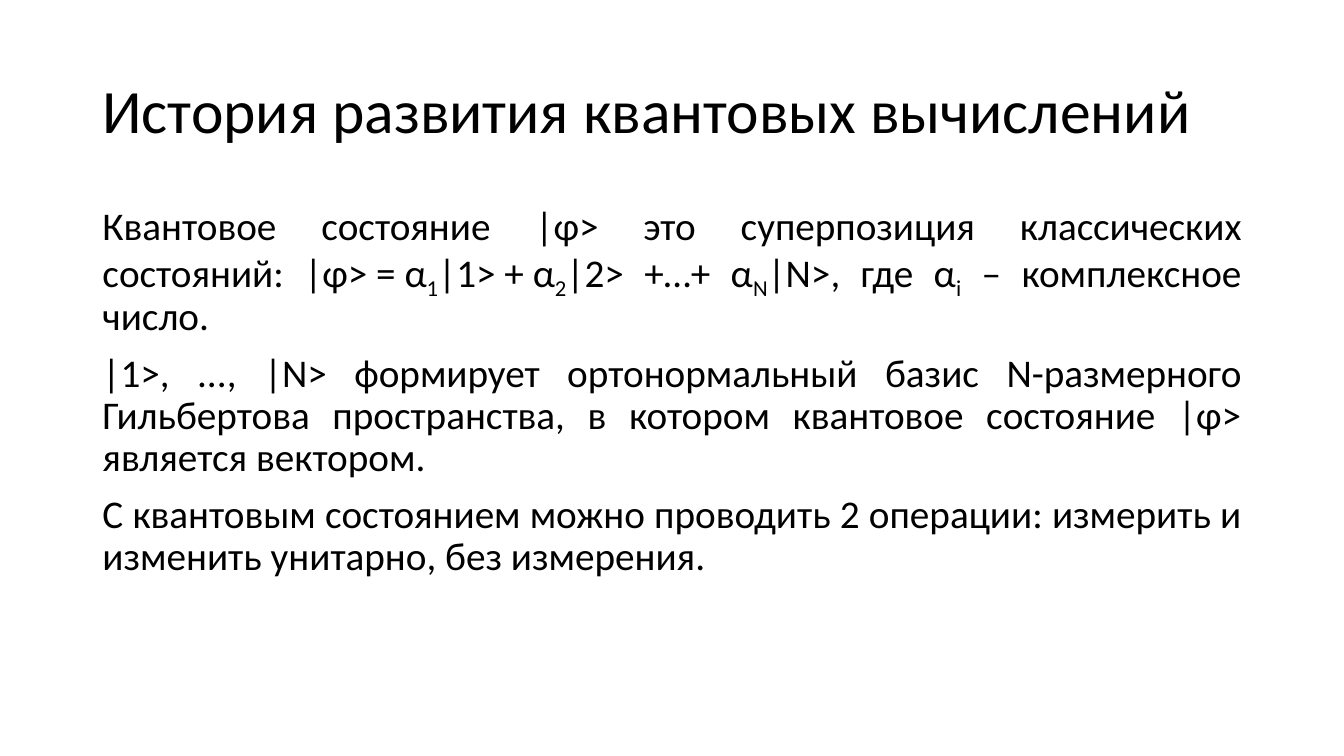
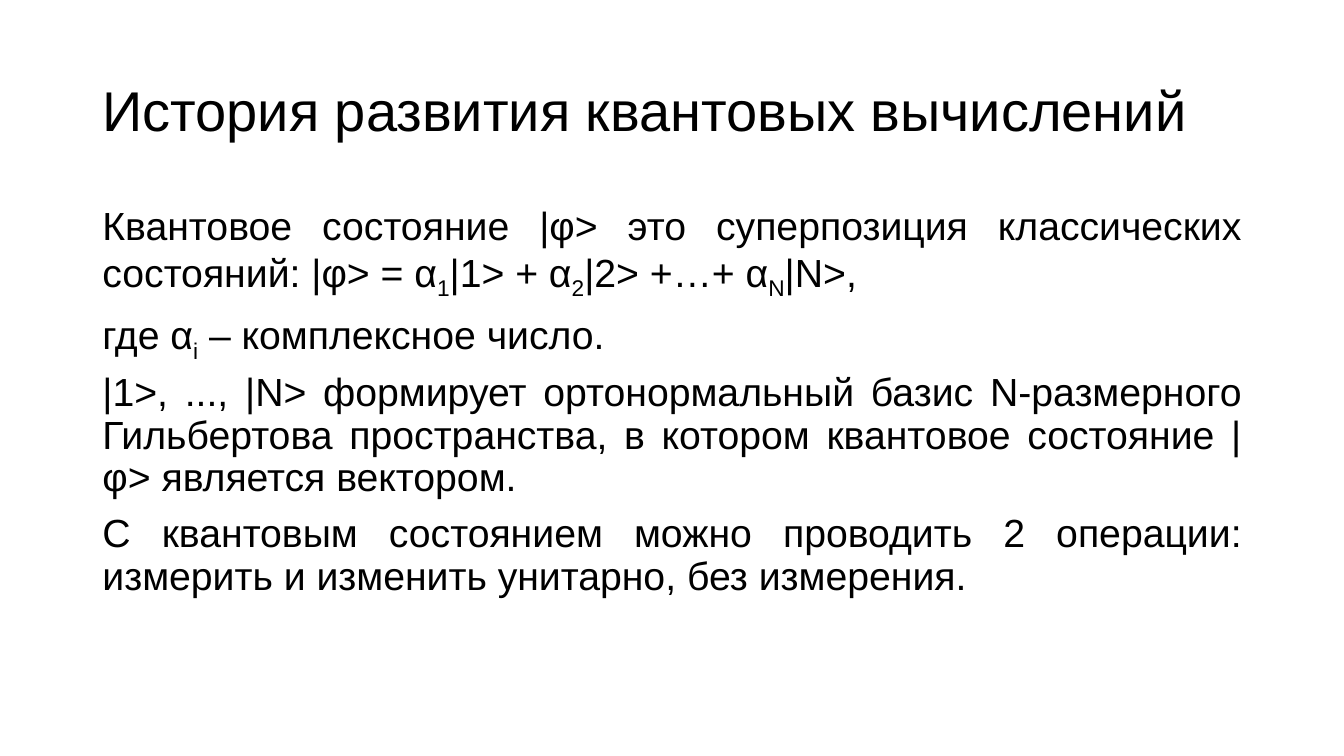
Before and after one commit to R0manych/Diploma2019, a slide deck: slide 3 of Черниговских 2к 14гр.pptx. Drawn at 1344x756 pixels with LibreOffice and Linux fonts; fonts in the diff are those of the drawing. Boxes give left, top, right and bottom in pixels: in the first picture for what was removed or moved away, otherwise in the second. Text is boxed around its words. In the diff, an @@ line names an element or a change of style, - is before the commit and + after.

```diff
--- a/Черниговских 2к 14гр.pptx
+++ b/Черниговских 2к 14гр.pptx
@@ title "История развития квантовых вычислений" at (102,89,1186,141): size 44 to 40 pt, font Calibri to Arial @@
@@ text at (102,211,1241,357): text changed; font Calibri to Arial @@
-Квантовое состояние |φ> это суперпозиция классических состояний: |φ> = α1|1> + α2|2> +…+ αN|N>, где αi – комплексное число.
+Квантовое состояние |φ> это суперпозиция классических состояний: |φ> = α1|1> + α2|2> +…+ αN|N>,
+где αi – комплексное число.
@@ text at (102,377,1241,598): font Calibri to Arial in "|1>, ..., |N> формирует ортонормальный базис N-размерного ...", "С квантовым состоянием можно проводить 2 операции: ..." @@
```
Also in this commit, not shown: 17 other slides changed, 2 other files.
